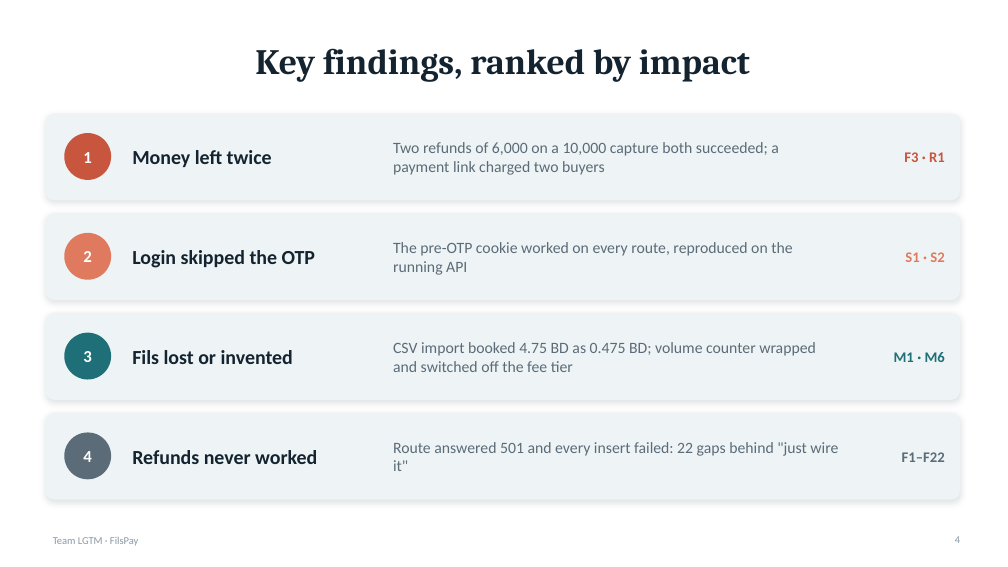
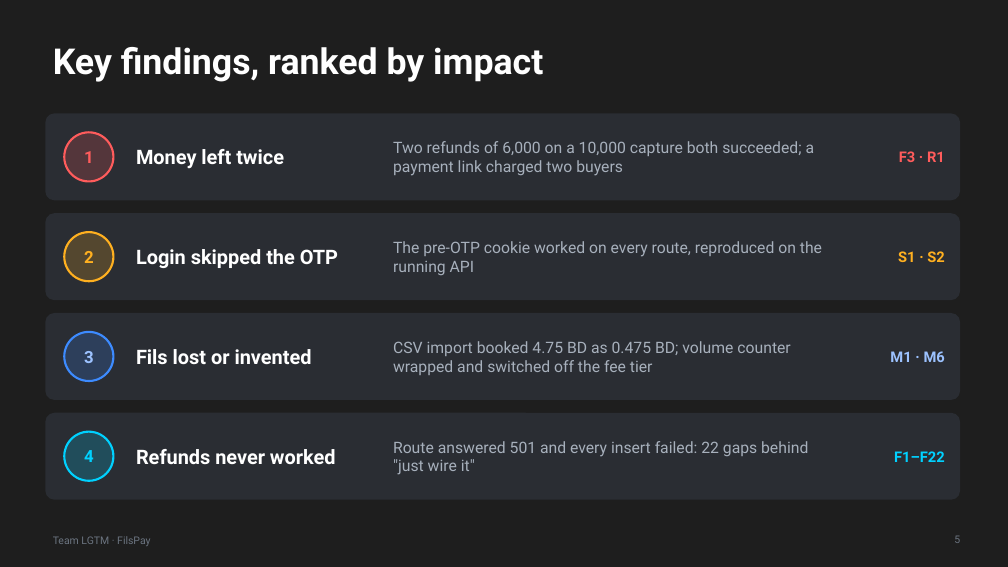
Before and after one commit to akheelnazim/fils-pay, a slide deck: slide 5 of submission/LGTM_FilsPay_Slides.pptx (slide 4 before the commit). Drawn at 1008x567 pixels with LibreOffice and Linux fonts; fonts in the diff are those of the drawing. Boxes give left, top, right and bottom in pixels: in the first picture for what was removed or moved away, otherwise in the second. Text is boxed around its words. In the diff, an @@ line names an element or a change of style, - is before the commit and + after.

```diff
--- a/submission/LGTM_FilsPay_Slides.pptx
+++ b/submission/LGTM_FilsPay_Slides.pptx
@@ background #FFFFFF to #1E1E1E @@
@@ title "Key findings, ranked by impact" at (53, 47, 543, 82): font Cambria to Roboto, text colour #13232F to #FFFFFF; alignment centre to left @@
@@ text "1" at (84, 151, 94, 163): font Calibri to Roboto, text colour #FFFFFF to #FF5C5C @@
@@ ellipse at (64, 132, 113, 181): fill #C8553D to #FF5C5C at 20% opacity; outline none to #FF5C5C 2 pt @@
@@ font Calibri to Roboto, text colour #5B6B78 to #A7B0BC in 4 elements at (393, 241, 822, 275), (393, 341, 790, 375), (393, 441, 808, 475), (393, 141, 815, 176) @@
@@ text "F3 · R1" at (899, 151, 945, 162): font Calibri to Roboto, text colour #C8553D to #FF5C5C @@
@@ text "2" at (84, 251, 94, 263): font Calibri to Roboto, text colour #FFFFFF to #FFB020 @@
@@ ellipse at (64, 232, 113, 281): fill #E07A5F to #FFB020 at 20% opacity; outline none to #FFB020 2 pt @@
@@ text "S1 · S2": place and size @@
-text "S1 · S2" at (905, 252, 944, 262)
+text "S1 · S2" at (898, 251, 944, 262)
@@ text "S1 · S2" at (898, 251, 944, 262): font Calibri to Roboto, text colour #E07A5F to #FFB020 @@
@@ text "M1 · M6" at (890, 351, 945, 362): font Calibri to Roboto, text colour #1F6F78 to #9CC2FF @@
@@ text "3" at (84, 351, 94, 363): font Calibri to Roboto, text colour #FFFFFF to #9CC2FF @@
@@ ellipse at (64, 332, 113, 381): fill #1F6F78 to #3D8BFF at 20% opacity; outline none to #3D8BFF 2 pt @@
@@ fill #EEF4F5 to #2A2D33; shadow off in 4 elements at (45, 113, 960, 200), (45, 213, 960, 300), (45, 313, 960, 400), (45, 413, 960, 500) @@
@@ text "4" at (84, 450, 94, 462): font Calibri to Roboto, text colour #FFFFFF to #00D1FF @@
@@ ellipse at (64, 432, 113, 481): fill #5B6B78 to #00D1FF at 20% opacity; outline none to #00D1FF 2 pt @@
@@ font Calibri to Roboto, text colour #13232F to #FFFFFF in 4 elements at (136, 249, 338, 268), (136, 149, 284, 168), (136, 349, 312, 364), (136, 449, 336, 464) @@
@@ text "F1–F22": place and size @@
-text "F1–F22" at (902, 452, 945, 462)
+text "F1–F22" at (894, 451, 945, 462)
@@ text "F1–F22" at (894, 451, 945, 462): font Calibri to Roboto, text colour #5B6B78 to #00D1FF @@
@@ text "Team LGTM · FilsPay" at (53, 536, 150, 546): font Calibri to Roboto, text colour #8A99A6 to #6B7480 @@
@@ page number at (954, 535, 960, 543): text changed; font Calibri to Roboto; text colour #8A99A6 to #6B7480 @@
-4
+5
```
Also in this commit, not shown: 9 other slides changed, 5 slides added, 2 slides removed, 9 other files.
